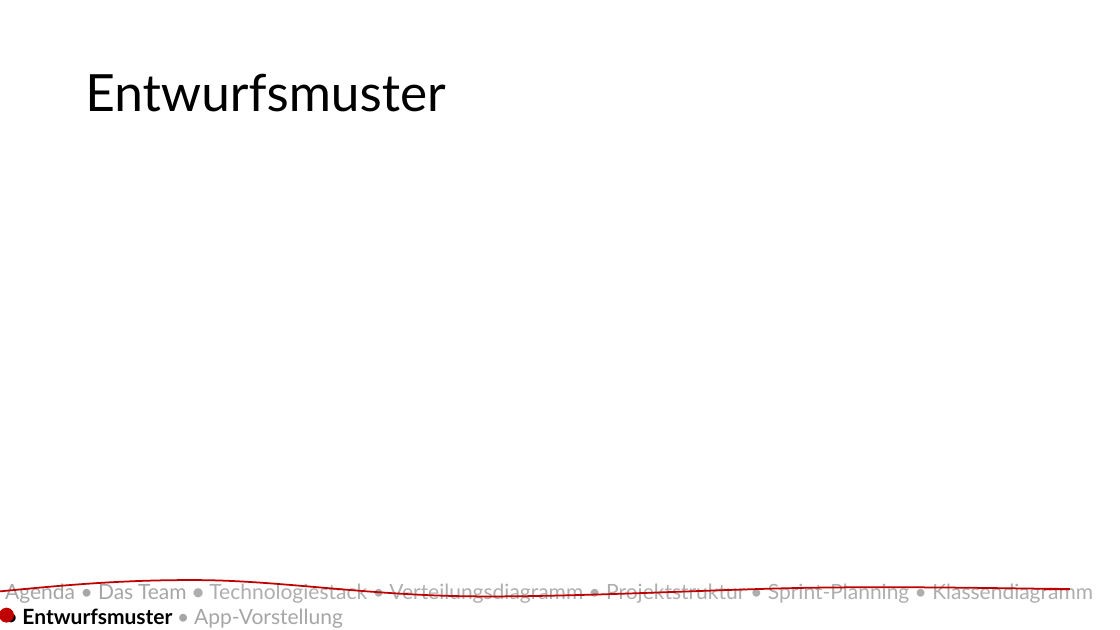
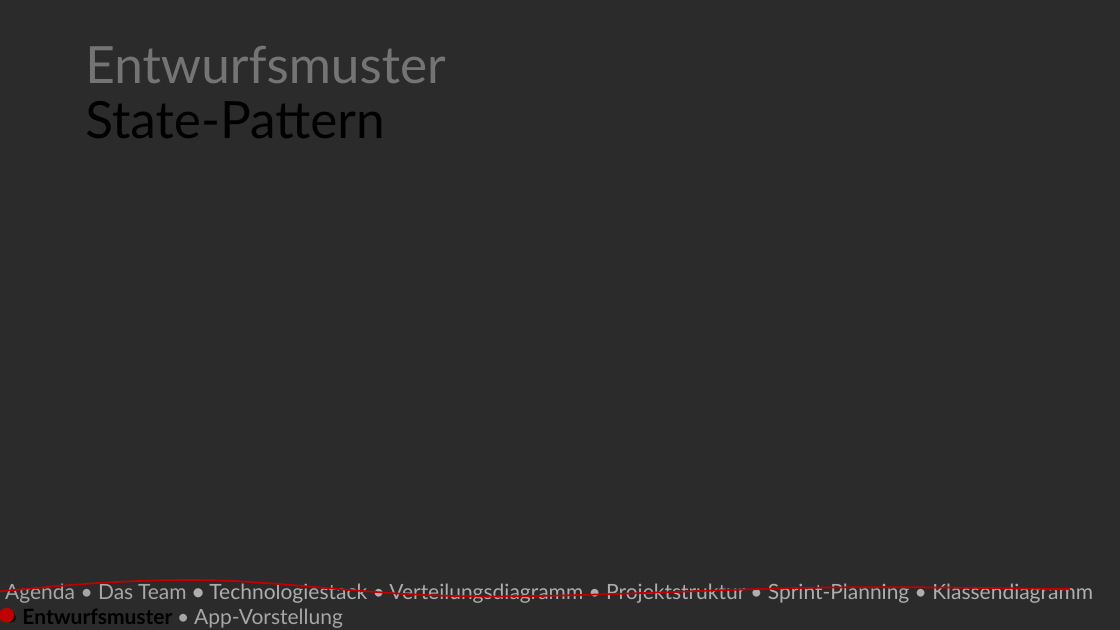
Before and after one commit to BenjaminBrxun/sonar, a slide deck: slide 17 of documentation/Präsentation_SWT2.pptm (slide 12 before the commit). Drawn at 1120x630 pixels with LibreOffice and Linux fonts; fonts in the diff are those of the drawing; background and template pictures are left out; a plain dark background stands for a picture behind light text. Boxes give left, top, right and bottom in pixels: in the first picture for what was removed or moved away, otherwise in the second. Text is boxed around its words. In the diff, an @@ line names an element or a change of style, - is before the commit and + after.

```diff
--- a/documentation/Präsentation_SWT2.pptm
+++ b/documentation/Präsentation_SWT2.pptm
@@ background #FFFFFF to picture (left out) @@
@@ title at [85,46,445,138]: text changed; text colour #000000 to #747474 @@
-Entwurfsmuster
+Entwurfsmuster
+State-Pattern
```
Also in this commit, not shown: 4 other slides changed, 9 slides added.
